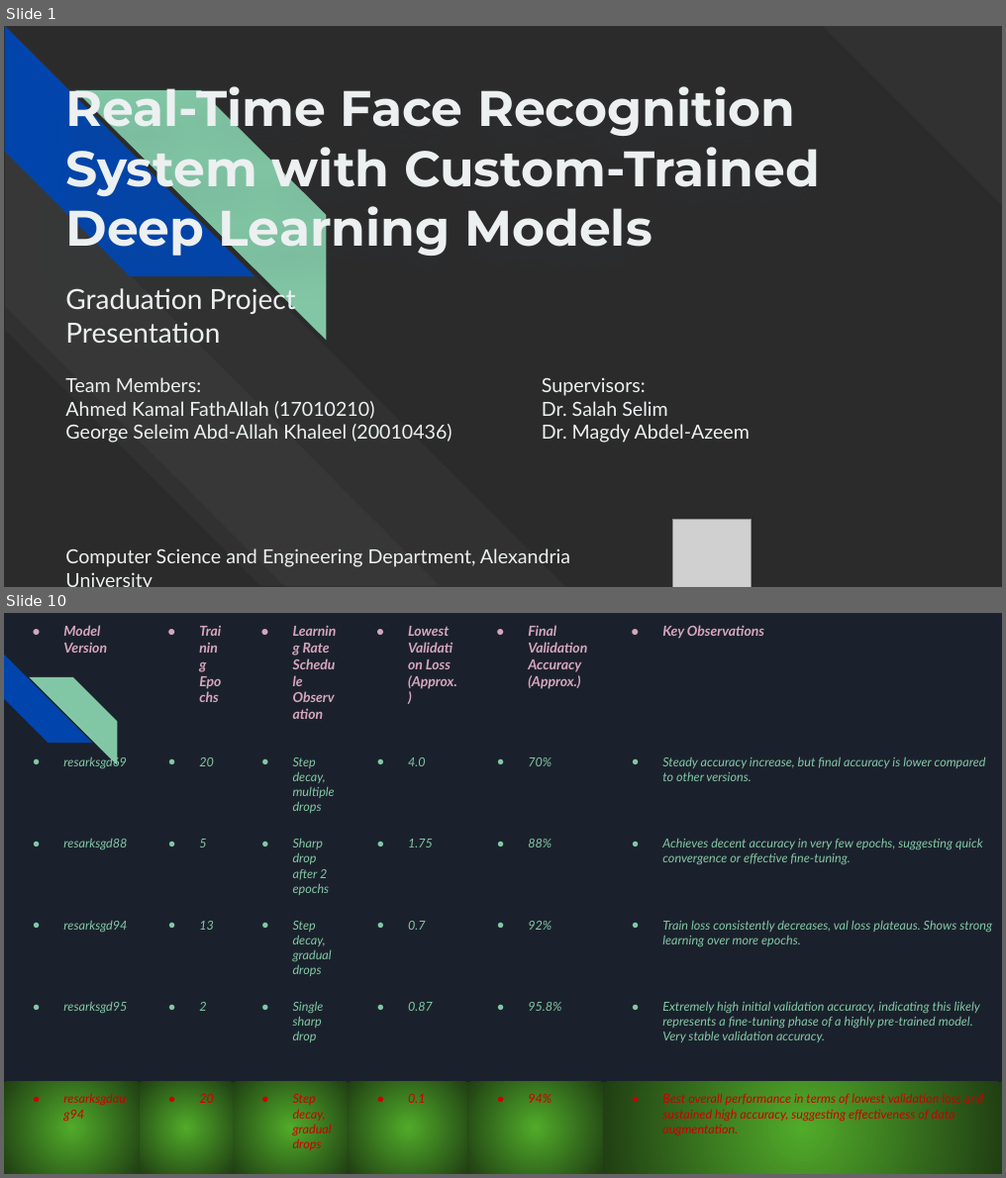
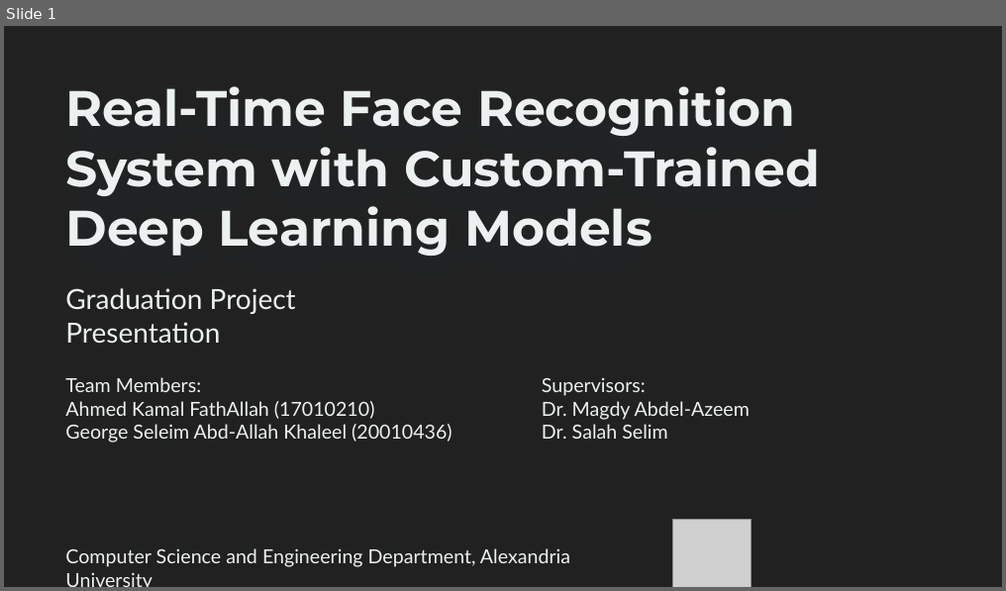
Before and after one commit to AhmedKamal75/Graduation_Project, a slide deck: Real-Time Face Recognition System with Custom-Trained Deep Learning Models.pptx. Shown one above the other, each under a label of ours: slides 1 and 10 before the commit, slide 1 after it; the slides between them are not shown. The pictures are 1006x1178 and 1006x591 pixels, drawn with LibreOffice and Linux fonts; fonts in the diff are those of the drawing; grey boxes stand for pictures; background and template pictures are left out; a plain dark background stands for a picture behind light text. Boxes give left, top, right and bottom in pixels: in the first picture for what was removed or moved away, otherwise in the second. Text is boxed around its words. In the diff, an @@ line names an element or a change of style, - is before the commit and + after.

```diff
--- a/Real-Time Face Recognition System with Custom-Trained Deep Learning Models.pptx
+++ b/Real-Time Face Recognition System with Custom-Trained Deep Learning Models.pptx
@@ slide 10 removed at (4, 613, 1002, 1174), background #1B212C @@
@@ table removed at (4, 613, 1002, 1155), 6 rows, 6 columns @@
-Model Version | Training Epochs | Learning Rate Schedule Observation | Lowest Validation Loss (Approx.) | Final Validation Accuracy (Approx.) | Key Observations
-resarksgd69 | 20 | Step decay, multiple drops | 4.0 | 70% | Steady accuracy increase, but final accuracy is lower compared to other versions.
-resarksgd88 | 5 | Sharp drop after 2 epochs | 1.75 | 88% | Achieves decent accuracy in very few epochs, suggesting quick convergence or effective fine-tuning.
-resarksgd94 | 13 | Step decay, gradual drops | 0.7 | 92% | Train loss consistently decreases, val loss plateaus. Shows strong learning over more epochs.
-resarksgd95 | 2 | Single sharp drop | 0.87 | 95.8% | Extremely high initial validation accuracy, indicating this likely represents a fine-tuning phase of a highly pre-trained model. Very stable validation accuracy.
-resarksgdaug94 | 20 | Step decay, gradual drops | 0.1 | 94% | Best overall performance in terms of lowest validation loss and sustained high accuracy, suggesting effectiveness of data augmentation.
@@ diag stripe removed at (4, 655, 92, 743) @@
@@ diag stripe removed at (29, 677, 117, 764) @@
@@ slide 1 changed as well @@
@@ background picture (left out) to #212121 @@
@@ diag stripe removed at (823, 26, 1002, 205) @@
@@ group removed at (4, 27, 566, 586): 4 diag stripes @@
@@ text at (542, 401, 749, 420): paragraph added @@
+Dr. Magdy Abdel-Azeem
@@ text at (542, 424, 749, 443): paragraph removed @@
-Dr. Magdy Abdel-Azeem
```
Also in this commit, not shown: 10 other slides changed, 11 slides added, 5 other slides removed, 5 other files.
